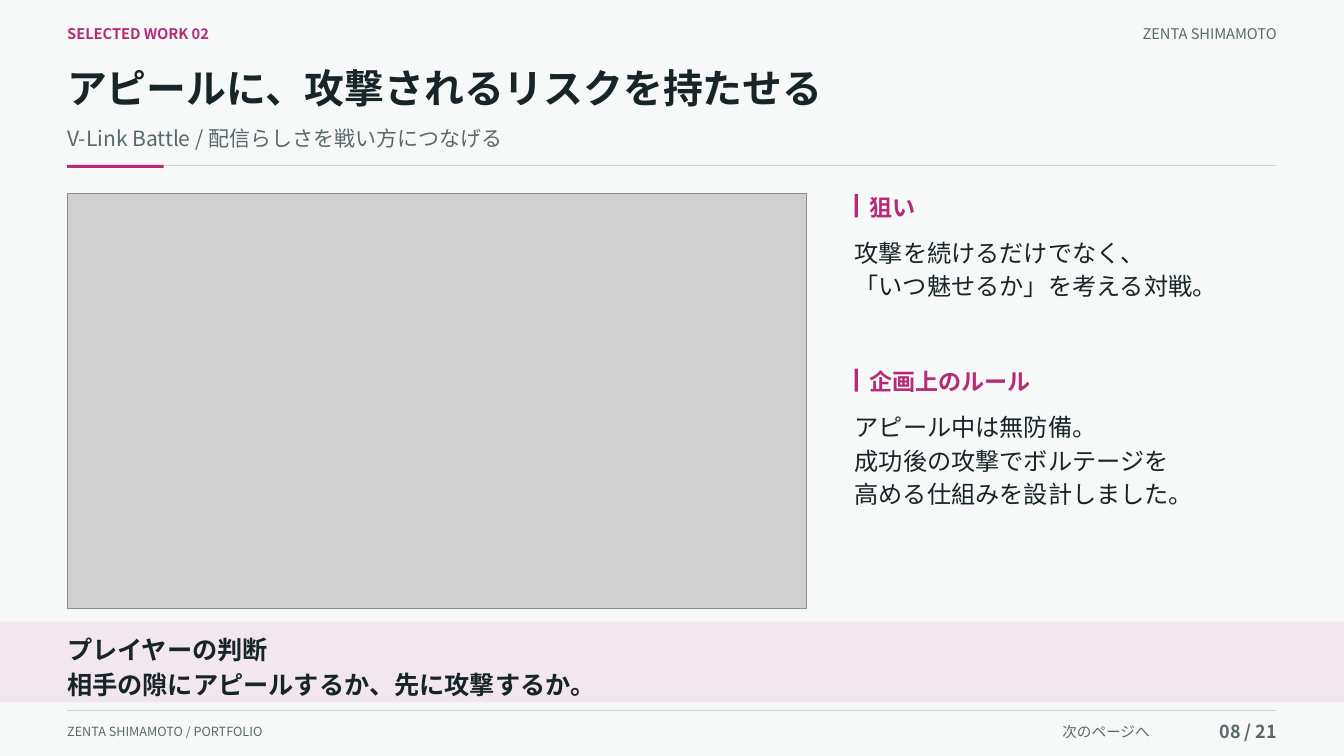
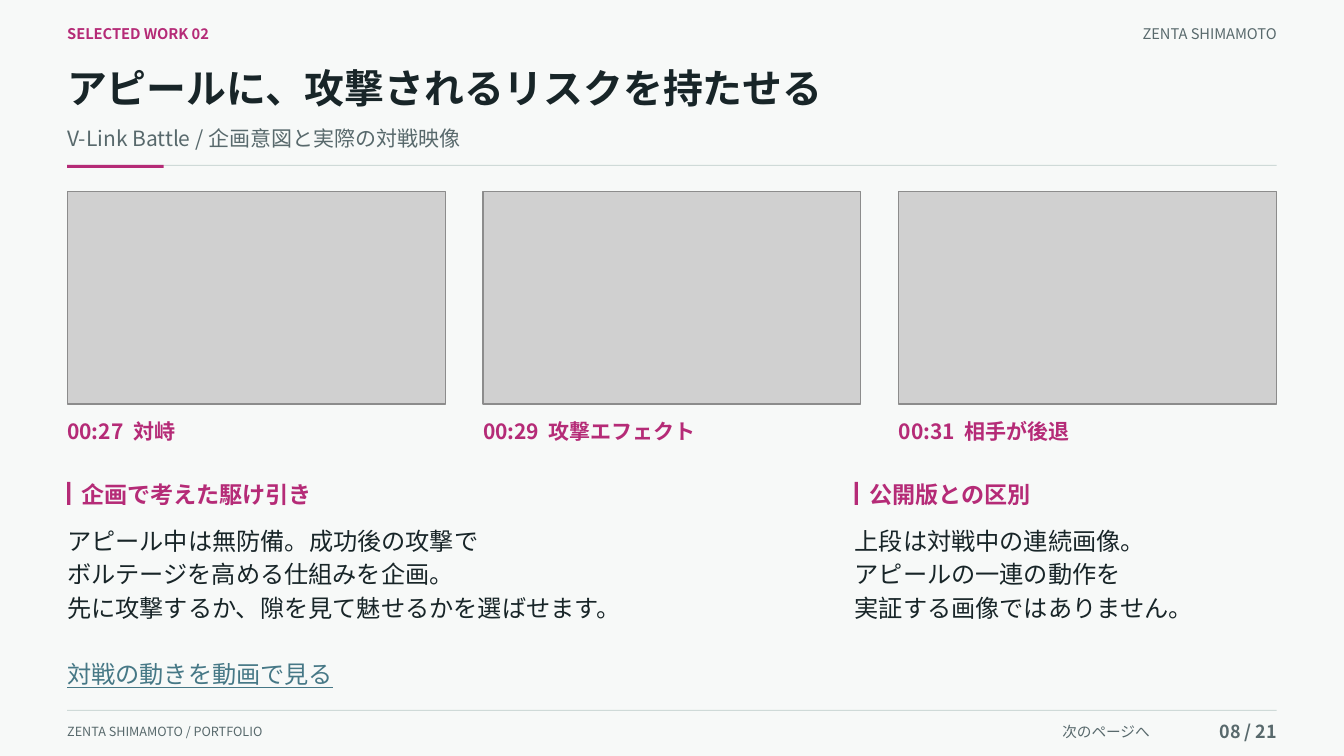
Before and after one commit to kuon-haruto/portfolio, a slide deck: slide 8 of documents/portfolio/島本善太_ポートフォリオ.pptx. Drawn at 1344x756 pixels with LibreOffice and Linux fonts; fonts in the diff are those of the drawing; grey boxes stand for pictures. Boxes give left, top, right and bottom in pixels: in the first picture for what was removed or moved away, otherwise in the second. Text is boxed around its words. In the diff, an @@ line names an element or a change of style, - is before the commit and + after.

```diff
--- a/documents/portfolio/島本善太_ポートフォリオ.pptx
+++ b/documents/portfolio/島本善太_ポートフォリオ.pptx
@@ text at box(67, 128, 460, 148): text changed @@
-V-Link Battle / 配信らしさを戦い方につなげる
+V-Link Battle / 企画意図と実際の対戦映像
@@ picture removed at box(68, 194, 807, 609) @@
@@ picture added at box(68, 192, 446, 404) @@
@@ picture added at box(483, 192, 861, 404) @@
@@ text removed at box(869, 197, 915, 218) @@
-狙い
@@ picture added at box(899, 192, 1277, 404) @@
@@ text removed at box(855, 241, 1217, 297) @@
-攻撃を続けるだけでなく、
-「いつ魅せるか」を考える対戦。
@@ text removed at box(869, 370, 1030, 392) @@
-企画上のルール
@@ text added at box(67, 421, 175, 441), 15 pt, text #B52B77, bold @@
+00:27 対峙
@@ text added at box(483, 421, 696, 441), 15 pt, text #B52B77, bold @@
+00:29 攻撃エフェクト
@@ text added at box(899, 421, 1070, 441), 15 pt, text #B52B77, bold @@
+00:31 相手が後退
@@ rectangle: place and size @@
-rectangle at box(855, 195, 858, 218)
+rectangle at box(68, 482, 71, 505)
@@ text added at box(82, 483, 312, 505), 16.5 pt, text #B52B77, bold @@
+企画で考えた駆け引き
@@ rectangle: place and size @@
-rectangle at box(855, 369, 858, 392)
+rectangle at box(855, 482, 858, 505)
@@ text added at box(869, 483, 1030, 505), 16.5 pt, text #B52B77, bold @@
+公開版との区別
@@ text at box(67, 529, 620, 619): text changed @@
-アピール中は無防備。
-成功後の攻撃でボルテージを
-高める仕組みを設計しました。
+アピール中は無防備。成功後の攻撃で
+ボルテージを高める仕組みを企画。
+先に攻撃するか、隙を見て魅せるかを選ばせます。
@@ text added at box(855, 529, 1193, 619), 17.2 pt, text #182528 @@
+上段は対戦中の連続画像。
+アピールの一連の動作を
+実証する画像ではありません。
@@ rectangle removed at box(0, 622, 1344, 703) @@
@@ text removed at box(67, 637, 595, 697) @@
-プレイヤーの判断
-相手の隙にアピールするか、先に攻撃するか。
@@ text added at box(67, 662, 333, 688), 17.2 pt, text #467886, underline @@
+対戦の動きを動画で見る
```
Also in this commit, not shown: 8 other slides changed, 5 other files.
